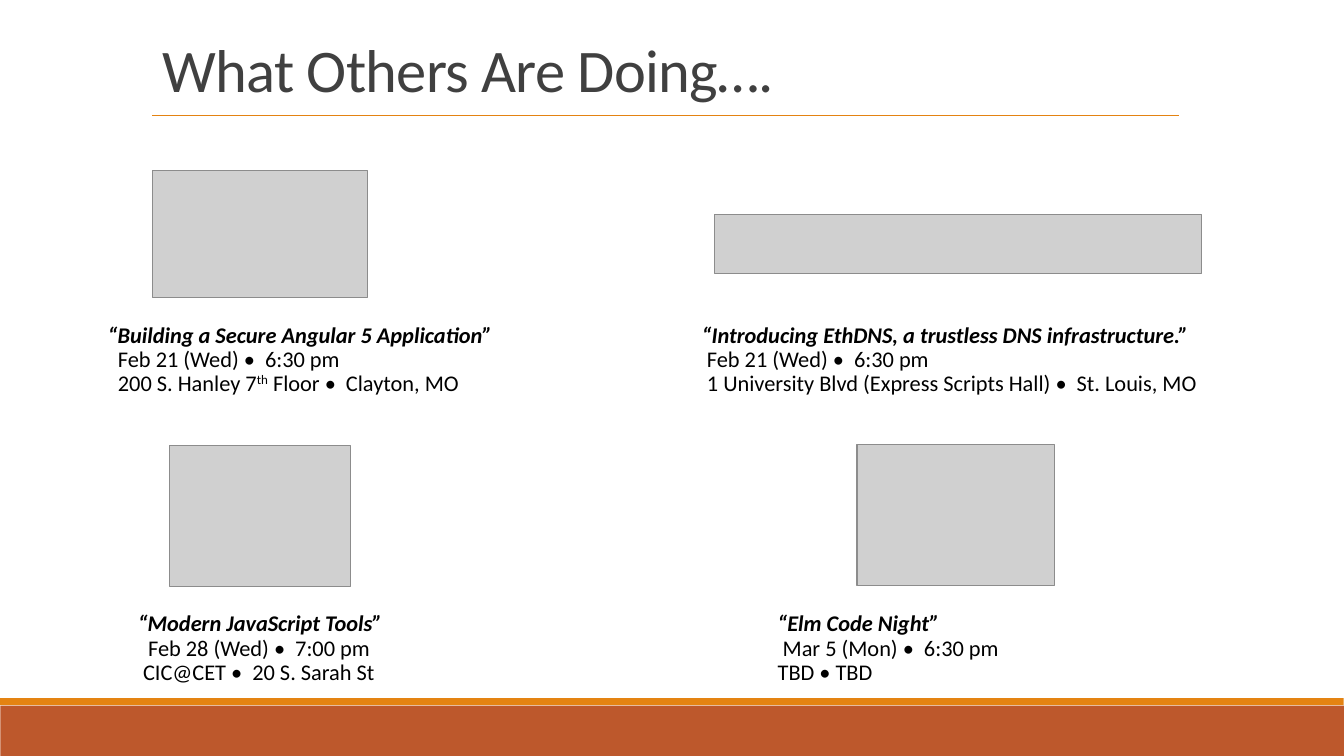
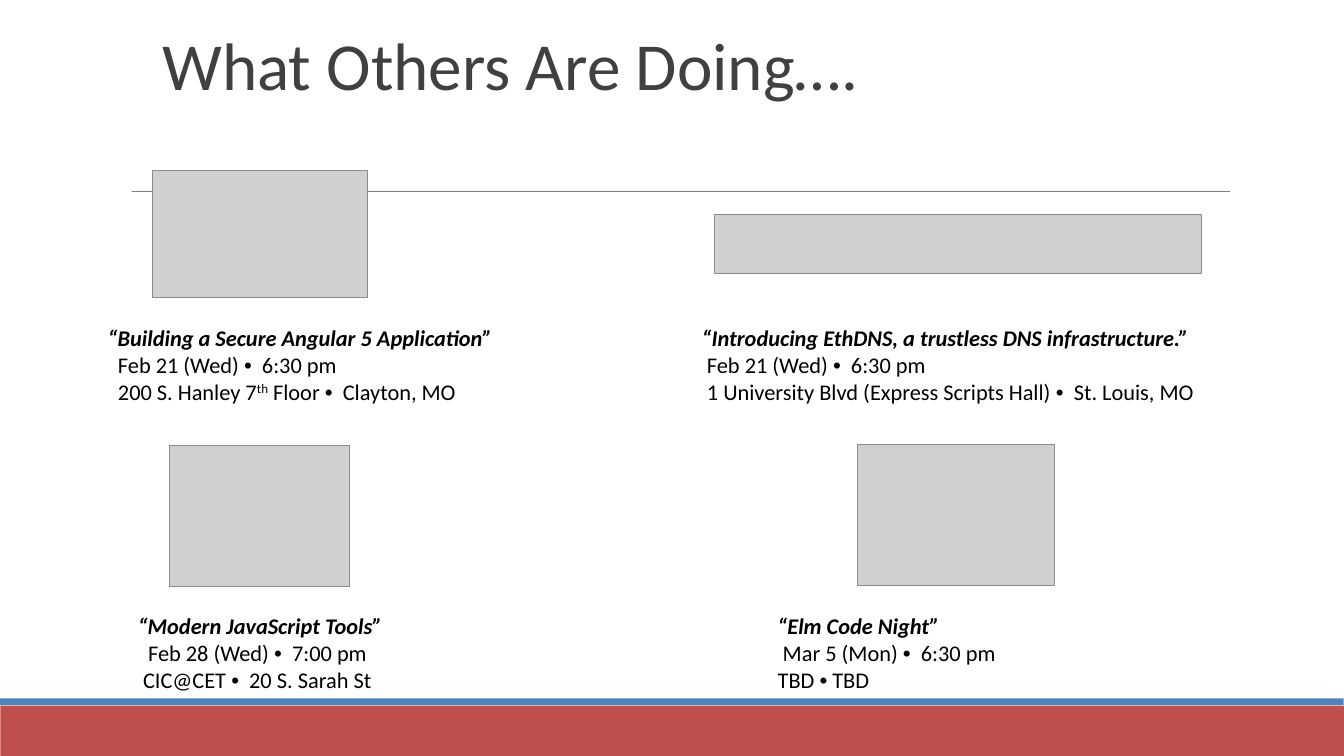
Before and after one commit to Saint-Louis-Full-Stack-Web-Development/presentations, a slide deck: slide 2 of meetup_20180214---FULL_STACK v1.pptx. Drawn at 1344x756 pixels with LibreOffice and Linux fonts; fonts in the diff are those of the drawing; grey boxes stand for pictures. Boxes give left, top, right and bottom in pixels: in the first picture for what was removed or moved away, otherwise in the second. Text is boxed around its words. In the diff, an @@ line names an element or a change of style, - is before the commit and + after.

```diff
--- a/meetup_20180214---FULL_STACK v1.pptx
+++ b/meetup_20180214---FULL_STACK v1.pptx
@@ text "What Others Are Doing…." at [162,43,858,102]: size 43.2 to 48 pt, letter spacing -0.5 to 0 pt @@
@@ line removed from (152, 116) to (1179, 116) @@
@@ line added from (132, 192) to (1231, 192), #808080 0.51 pt @@
@@ font Calibri to Arial in "•", "•"; line spacing 0.9 to 1 in 4 elements at [702,329,1194,404], [778,617,996,688], [108,329,492,404], [138,617,382,691] @@
@@ rectangle at [0,706,1344,756]: fill #BD582C to #C0504D @@
@@ rectangle at [0,699,1344,706]: fill #E48312 to #4F81BD @@
```
Also in this commit, not shown: 21 other slides changed, 3 slides added, 2 slides removed.
